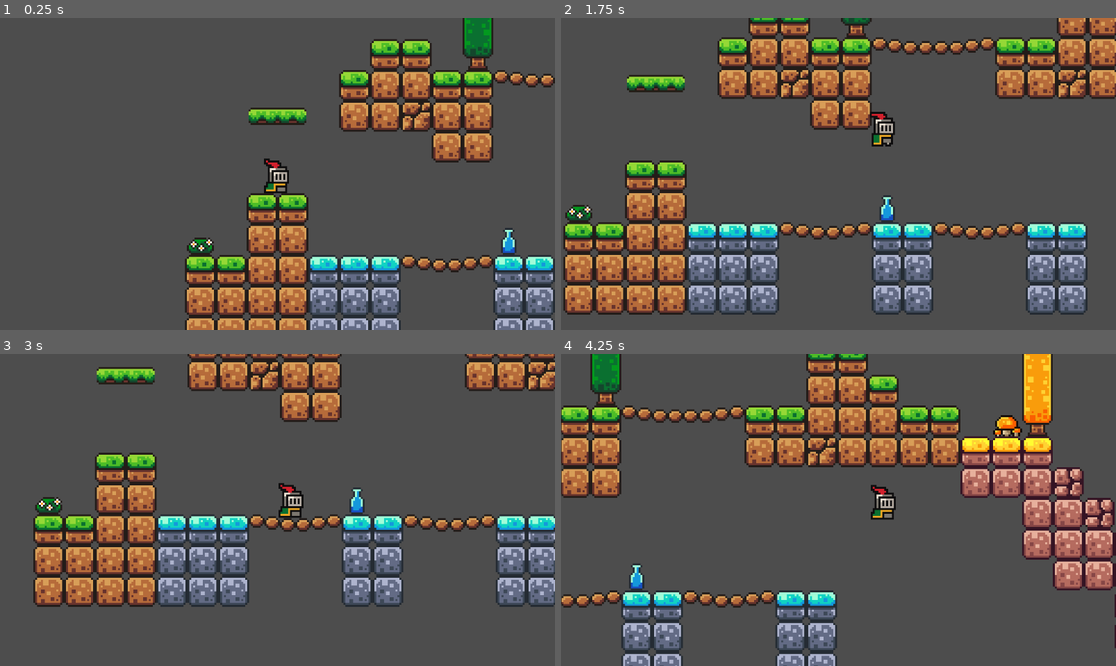
Above: before the commit, frames 1-4 (two rows, left to right).
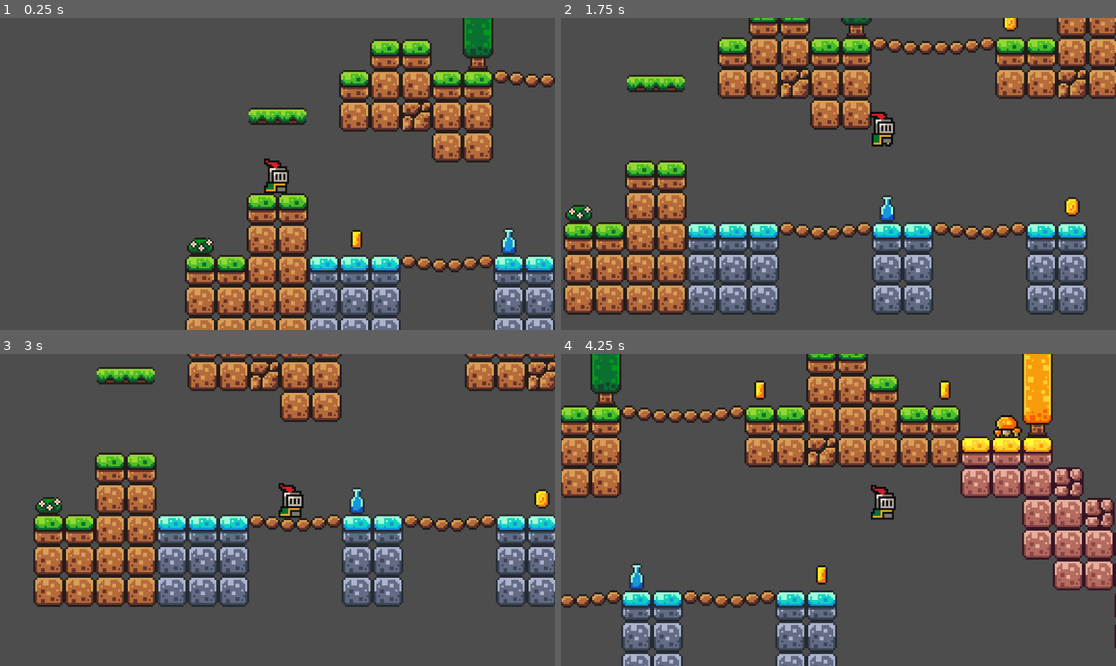
Above: after the commit, the same moments.

Repository: RobKenis/i-am-learning-godot
Game: Godot game, scene res://scenes/game.tscn
Two runs of this game, one before a commit and one after it. Both use one fixed random seed, a clock stepped at 60 frames per second and the inputs below.
Inputs:
- Up to frame 1 (0.25 s): no input
- Up to frame 2 (1.75 s): tap Enter (ui_accept) at 0.5, 0.77, 1.52 s; hold Right (ui_right) from 0.53 s (still down)
- Up to frame 3 (3 s): release Right (ui_right) at 2.03 s; hold Left (ui_left) 2.03-2.78 s; hold Right (ui_right) from 2.78 s (still down)
- Up to frame 4 (4.25 s): keep holding Right (ui_right); tap Enter (ui_accept) at 3.02, 3.77 s

The runs differ from the first frame. In frame 1, 0.1% of the frame differs, in the area x 63-66%, y 67-75%; in frame 2, 0.2%; in frame 3, 0.1%; in frame 4, 0.4%, in the area x 34-71%, y 8-74%.

Commit message:
Add coin

Diff:
--- /dev/null
+++ b/scenes/coin.tscn
@@ -0,0 +1,114 @@
+[gd_scene load_steps=17 format=3 uid="uid://dvftl5p60flg5"]
+
+[ext_resource type="Texture2D" uid="uid://466pn6ufhyws" path="res://assets/sprites/coin.png" id="1_jisp1"]
+[ext_resource type="Script" path="res://scripts/coin.gd" id="1_kg5pb"]
+
+[sub_resource type="AtlasTexture" id="AtlasTexture_yf74p"]
+atlas = ExtResource("1_jisp1")
+region = Rect2(0, 0, 16, 16)
+
+[sub_resource type="AtlasTexture" id="AtlasTexture_2acev"]
+atlas = ExtResource("1_jisp1")
+region = Rect2(16, 0, 16, 16)
+
+[sub_resource type="AtlasTexture" id="AtlasTexture_8xoo0"]
+atlas = ExtResource("1_jisp1")
+region = Rect2(32, 0, 16, 16)
+
+[sub_resource type="AtlasTexture" id="AtlasTexture_3mfr0"]
+atlas = ExtResource("1_jisp1")
+region = Rect2(48, 0, 16, 16)
+
+[sub_resource type="AtlasTexture" id="AtlasTexture_luimo"]
+atlas = ExtResource("1_jisp1")
+region = Rect2(64, 0, 16, 16)
+
+[sub_resource type="AtlasTexture" id="AtlasTexture_so8ry"]
+atlas = ExtResource("1_jisp1")
+region = Rect2(80, 0, 16, 16)
+
+[sub_resource type="AtlasTexture" id="AtlasTexture_jyevp"]
+atlas = ExtResource("1_jisp1")
+region = Rect2(96, 0, 16, 16)
+
+[sub_resource type="AtlasTexture" id="AtlasTexture_sql43"]
+atlas = ExtResource("1_jisp1")
+region = Rect2(112, 0, 16, 16)
+
+[sub_resource type="AtlasTexture" id="AtlasTexture_rjoox"]
+atlas = ExtResource("1_jisp1")
+region = Rect2(128, 0, 16, 16)
+
+[sub_resource type="AtlasTexture" id="AtlasTexture_jgjy3"]
+atlas = ExtResource("1_jisp1")
+region = Rect2(144, 0, 16, 16)
+
+[sub_resource type="AtlasTexture" id="AtlasTexture_mbqer"]
+atlas = ExtResource("1_jisp1")
+region = Rect2(160, 0, 16, 16)
+
+[sub_resource type="AtlasTexture" id="AtlasTexture_kxdlu"]
+atlas = ExtResource("1_jisp1")
+region = Rect2(176, 0, 16, 16)
+
+[sub_resource type="SpriteFrames" id="SpriteFrames_yalo7"]
+animations = [{
+"frames": [{
+"duration": 1.0,
+"texture": SubResource("AtlasTexture_yf74p")
+}, {
+"duration": 1.0,
+"texture": SubResource("AtlasTexture_2acev")
+}, {
+"duration": 1.0,
+"texture": SubResource("AtlasTexture_8xoo0")
+}, {
+"duration": 1.0,
+"texture": SubResource("AtlasTexture_3mfr0")
+}, {
+"duration": 1.0,
+"texture": SubResource("AtlasTexture_luimo")
+}, {
+"duration": 1.0,
+"texture": SubResource("AtlasTexture_so8ry")
+}, {
+"duration": 1.0,
+"texture": SubResource("AtlasTexture_jyevp")
+}, {
+"duration": 1.0,
+"texture": SubResource("AtlasTexture_sql43")
+}, {
+"duration": 1.0,
+"texture": SubResource("AtlasTexture_rjoox")
+}, {
+"duration": 1.0,
+"texture": SubResource("AtlasTexture_jgjy3")
+}, {
+"duration": 1.0,
+"texture": SubResource("AtlasTexture_mbqer")
+}, {
+"duration": 1.0,
+"texture": SubResource("AtlasTexture_kxdlu")
+}],
+"loop": true,
+"name": &"default",
+"speed": 10.0
+}]
+
+[sub_resource type="CircleShape2D" id="CircleShape2D_m04ss"]
+radius = 4.0
+
+[node name="Coin" type="Area2D"]
+collision_mask = 2
+script = ExtResource("1_kg5pb")
+
+[node name="AnimatedSprite2D" type="AnimatedSprite2D" parent="."]
+sprite_frames = SubResource("SpriteFrames_yalo7")
+autoplay = "default"
+frame = 7
+frame_progress = 0.748921
+
+[node name="CollisionShape2D" type="CollisionShape2D" parent="."]
+shape = SubResource("CircleShape2D_m04ss")
+
+[connection signal="body_entered" from="." to="." method="_on_body_entered"]
--- a/scenes/game.tscn
+++ b/scenes/game.tscn
@@ -1,8 +1,9 @@
-[gd_scene load_steps=9 format=3 uid="uid://b5egnolb72vdl"]
+[gd_scene load_steps=10 format=3 uid="uid://b5egnolb72vdl"]
 
 [ext_resource type="PackedScene" uid="uid://b1md8wqjdt72v" path="res://scenes/player.tscn" id="1_oy07b"]
 [ext_resource type="Texture2D" uid="uid://tuvldkm16m2h" path="res://assets/sprites/world_tileset.png" id="2_7g30i"]
 [ext_resource type="PackedScene" uid="uid://dawj70xo3or64" path="res://scenes/platform.tscn" id="3_32f06"]
+[ext_resource type="PackedScene" uid="uid://dvftl5p60flg5" path="res://scenes/coin.tscn" id="4_ijbox"]
 
 [sub_resource type="TileSetAtlasSource" id="TileSetAtlasSource_2lx42"]
 texture = ExtResource("2_7g30i")
@@ -234,3 +235,18 @@
 "": SubResource("AnimationLibrary_spqem")
 }
 autoplay = "move"
+
+[node name="Coin" parent="." instance=ExtResource("4_ijbox")]
+position = Vector2(73, 72)
+
+[node name="Coin2" parent="." instance=ExtResource("4_ijbox")]
+position = Vector2(248, 72)
+
+[node name="Coin3" parent="." instance=ExtResource("4_ijbox")]
+position = Vector2(216, -24)
+
+[node name="Coin4" parent="." instance=ExtResource("4_ijbox")]
+position = Vector2(312, -24)
+
+[node name="Coin5" parent="." instance=ExtResource("4_ijbox")]
+position = Vector2(584, 40)
--- a/scenes/player.tscn
+++ b/scenes/player.tscn
@@ -44,6 +44,7 @@
 
 [node name="Player" type="CharacterBody2D"]
 z_index = 5
+collision_layer = 2
 script = ExtResource("1_vptfd")
 
 [node name="AnimatedSprite2D" type="AnimatedSprite2D" parent="."]
--- /dev/null
+++ b/scripts/coin.gd
@@ -0,0 +1,4 @@
+extends Area2D
+
+func _on_body_entered(body: Node2D) -> void:
+	queue_free()
